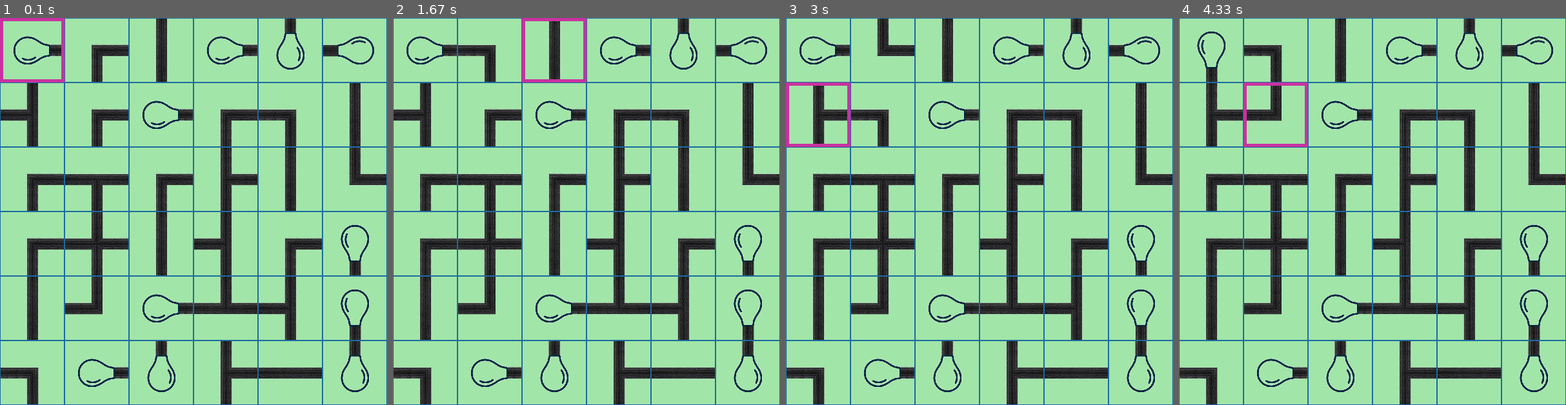
Above: before the commit, frames 1-4 (left to right).
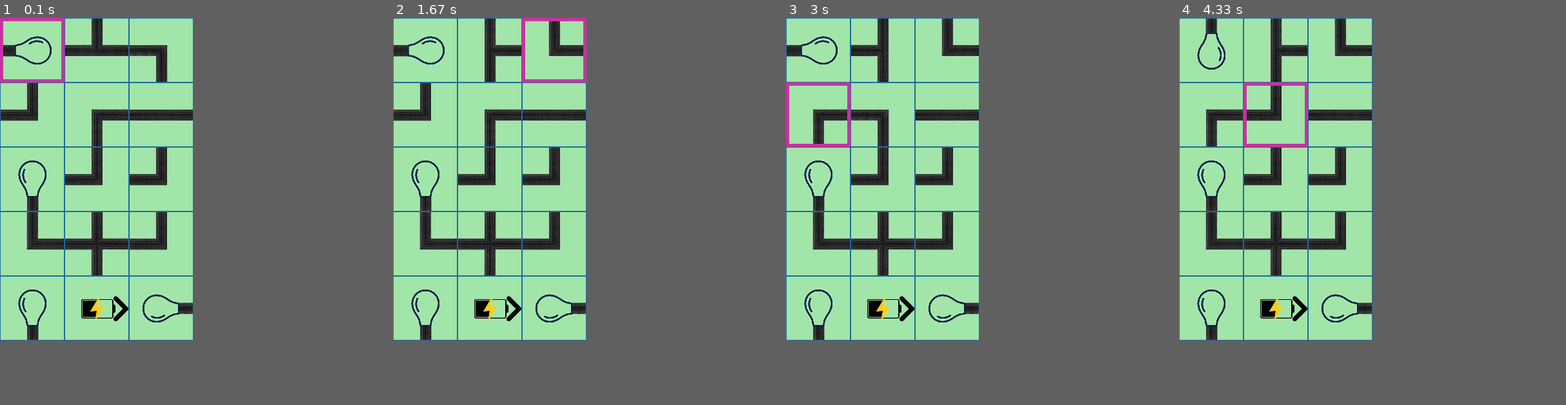
Above: after the commit, the same moments.

Repository: SergeyKostylev/ConnectorGame
Game: pygame game, started from main.py
Same seed, same stepped clock (60 frames per second), same inputs: the game is played once before the commit and once after it.
Inputs:
- Up to frame 1 (0.1 s): no input
- Up to frame 2 (1.67 s): hold Right 0.33-0.8 s; hold Up 0.83-1.13 s; tap Space at 0.9, 1.23, 1.53 s; hold Right 1.17-1.63 s
- Up to frame 3 (3 s): hold Left 1.67-2.2 s; tap Space at 1.73, 2.03, 2.3, 2.63, 2.93 s; hold Down 2.23-2.53 s; hold Left 2.57-2.97 s
- Up to frame 4 (4.33 s): hold Up 3-3.37 s; tap Space at 3.07, 3.47, 3.77, 4.13 s; hold Right 3.4-4.03 s; hold Down from 4.07 s (still down)
In our replay, the window is 600x600 before the commit and 300x500 after it. These sizes can differ from the game's own. Grey fills any space a smaller window leaves; there, only what the larger window draws over its background counts as a difference.

The runs differ from the first frame. In frame 1, 19% of the frame differs, in the area x 0-100%, y 0-100%; in frame 2, 19%; in frame 3, 19%; in frame 4, 19%.

Commit message:
map generator

Diff:
--- a/app/services/DataMapGenerator.py
+++ b/app/services/DataMapGenerator.py
@@ -13,8 +13,8 @@
         self.__all_shapes = self.__generate_all_shapes()
 
     def generate(self, rows = 3, columns= 3):
-        width = (rows - 1) * 3
-        height = (columns - 1) * 3
+        width = rows * (3 - 1)
+        height = columns * (3 - 1)
 
         return self.__maze_data_generator(width, height)
 
@@ -32,7 +32,6 @@
         maze = self.__insert_dynamic_zeros_or_twos(maze)
 
         blocks = self.__get_blocks(maze)
-
 
         for i, row_blocks in enumerate(blocks):
             row = []
--- a/app/services/helper.py
+++ b/app/services/helper.py
@@ -1,6 +1,5 @@
 import random
 
-import networkx as nx
 import matplotlib.pyplot as plt
 from app.config import MATRIX_DEFAULT_SIZE
 from app.models.Matrix import Matrix
@@ -54,13 +53,13 @@
 
 def get_default_figure_map():
     # types: pipeline, battery, target
-    # data_map = [
-    #     [{'name': 'i', 'rotation': 90, 'type': 'target'}, {'name': 't', 'rotation': 180, 'type': 'pipeline'}, {'name': 'g', 'rotation': 180, 'type': 'pipeline'}],
-    #     [{'name': 'g', 'rotation': 270, 'type': 'pipeline'}, {'name': 'g', 'rotation': 90, 'type': 'pipeline'}, {'name': 'l', 'rotation': 90, 'type': 'pipeline'}],
-    #     [{'name': 'i', 'rotation': 0, 'type': 'target'}, {'name': 'g', 'rotation': 270, 'type': 'pipeline'}, {'name': 'g', 'rotation': 270, 'type': 'pipeline'}],
-    #     [{'name': 'g', 'rotation': 0, 'type': 'pipeline'}, {'name': 'x', 'rotation': 270, 'type': 'pipeline'}, {'name': 'g', 'rotation': 270, 'type': 'pipeline'}],
-    #     [{'name': 'i', 'rotation': 0, 'type': 'target'}, {'name': 'i', 'rotation': 270, 'type': 'battery'}, {'name': 'i', 'rotation': 270, 'type': 'target'}],
-    # ]
+    data_map = [
+        [{'name': 'i', 'rotation': 90, 'type': 'target'}, {'name': 't', 'rotation': 180, 'type': 'pipeline'}, {'name': 'g', 'rotation': 180, 'type': 'pipeline'}],
+        [{'name': 'g', 'rotation': 270, 'type': 'pipeline'}, {'name': 'g', 'rotation': 90, 'type': 'pipeline'}, {'name': 'l', 'rotation': 90, 'type': 'pipeline'}],
+        [{'name': 'i', 'rotation': 0, 'type': 'target'}, {'name': 'g', 'rotation': 270, 'type': 'pipeline'}, {'name': 'g', 'rotation': 270, 'type': 'pipeline'}],
+        [{'name': 'g', 'rotation': 0, 'type': 'pipeline'}, {'name': 'x', 'rotation': 270, 'type': 'pipeline'}, {'name': 'g', 'rotation': 270, 'type': 'pipeline'}],
+        [{'name': 'i', 'rotation': 0, 'type': 'target'}, {'name': 'i', 'rotation': 270, 'type': 'battery'}, {'name': 'i', 'rotation': 270, 'type': 'target'}],
+    ]
 
     # data_map = [[{'name': 'i', 'rotation': 270, 'type': 'missing'}, {'name': 'l', 'rotation': 90, 'type': 'pipeline'},
     #   {'name': 't', 'rotation': 0, 'type': 'pipeline'}, {'name': 'i', 'rotation': 90, 'type': 'missing'},
@@ -81,13 +80,13 @@
     #   {'name': 'g', 'rotation': 270, 'type': 'pipeline'}, {'name': 'i', 'rotation': 270, 'type': 'missing'},
     #   {'name': 't', 'rotation': 180, 'type': 'pipeline'}, {'name': 'i', 'rotation': 90, 'type': 'missing'}]]
 
-    data_map = Generator().generate(5, 5)
+    # data_map = Generator().generate(15, 10)
 
     # print(data_map)
     # exit()
 
 
-    return unsort_map(data_map)
+    # return unsort_map(data_map)
     return data_map
 
 
